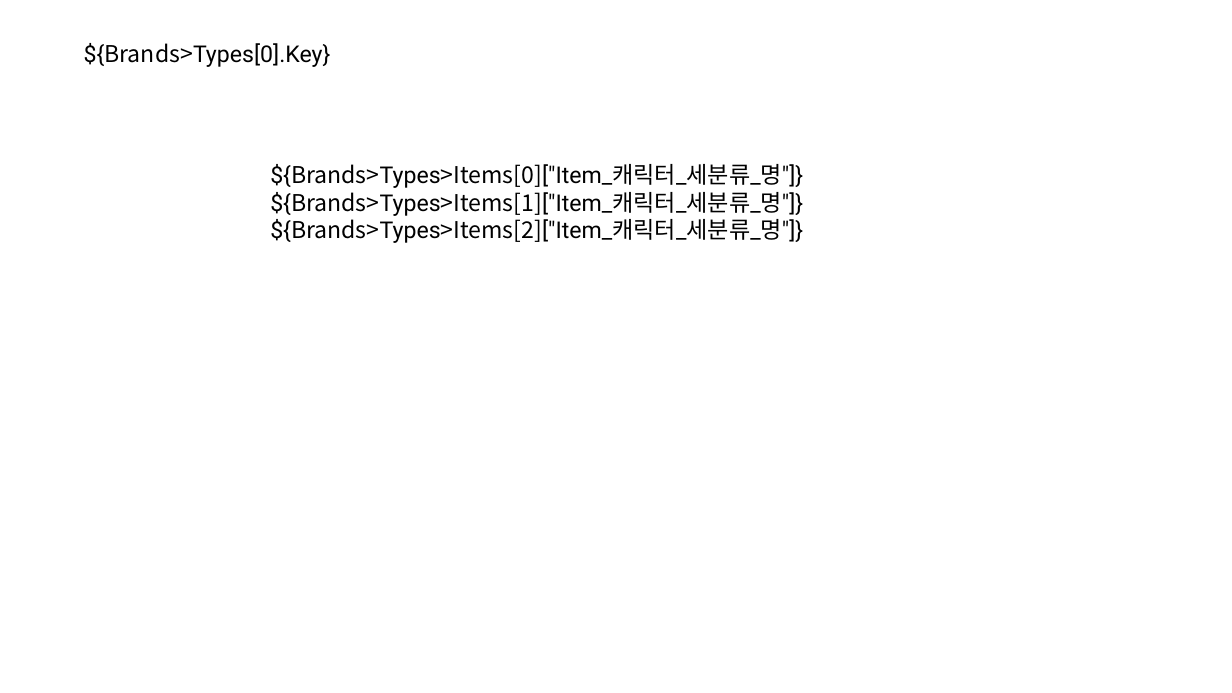
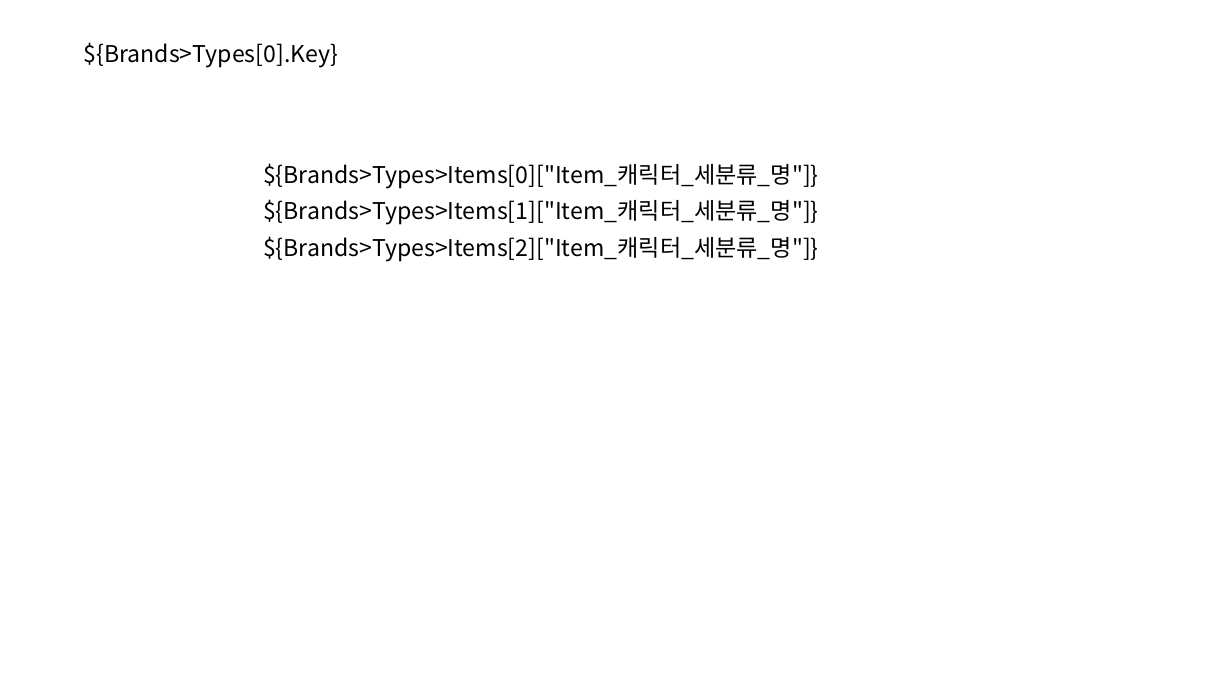
Before and after one commit to iyulab/DocuChef, a slide deck: slide 3 of src/DocuChef.TestConsoleApp/files/deep/test-template.pptx. Drawn at 1232x693 pixels with LibreOffice and Linux fonts; fonts in the diff are those of the drawing. Boxes give left, top, right and bottom in pixels: in the first picture for what was removed or moved away, otherwise in the second. Text is boxed around its words. In the diff, an @@ line names an element or a change of style, - is before the commit and + after.

```diff
--- a/src/DocuChef.TestConsoleApp/files/deep/test-template.pptx
+++ b/src/DocuChef.TestConsoleApp/files/deep/test-template.pptx
@@ text "${Brands>Types[0].Key}" at bbox=[84, 42, 338, 67]: font Roboto to Noto Sans CJK KR in "${Brands>Types[0].Key}" @@
@@ text "${Brands>Types>Items[0]["Item_캐릭터_세분류_명"]}": place and size @@
-text "${Brands>Types>Items[0]["Item_캐릭터_세분류_명"]}" at bbox=[270, 164, 803, 243]
+text "${Brands>Types>Items[0]["Item_캐릭터_세분류_명"]}" at bbox=[263, 163, 819, 189]
@@ text "${Brands>Types>Items[0]["Item_캐릭터_세분류_명"]}" at bbox=[263, 163, 819, 189]: font Roboto to Noto Sans CJK KR in "${Brands>Types>Items[0]["Item_캐릭터_세분류_명"]}" @@
@@ text added at bbox=[263, 199, 819, 225], 18 pt, text #000000 @@
+${Brands>Types>Items[1]["Item_캐릭터_세분류_명"]}
@@ text at bbox=[270, 192, 803, 243]: paragraphs removed @@
-${Brands>Types>Items[1]["Item_캐릭터_세분류_명"]}
-${Brands>Types>Items[2]["Item_캐릭터_세분류_명"]}
@@ text added at bbox=[263, 236, 819, 262], 18 pt, text #000000 @@
+${Brands>Types>Items[2]["Item_캐릭터_세분류_명"]}
```
Also in this commit, not shown: 8 other files.
